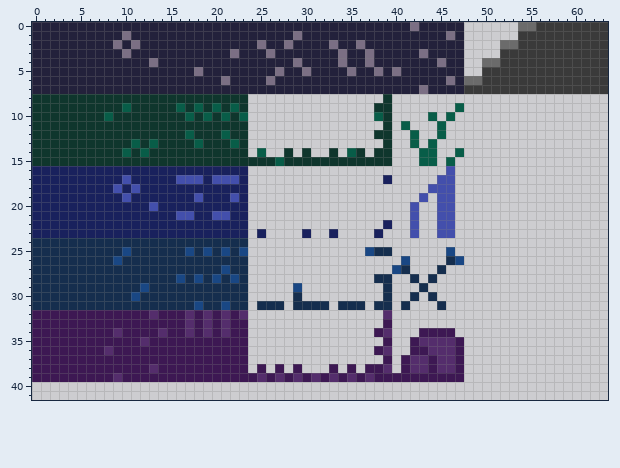
A pixel-art file gets an edit: support/aseprite/tileset.aseprite. The picture above was drawn from the file before the commit.
64x64 pixels, 1 frame. Shown: x 0..63, y 0..41.
And afterwards:
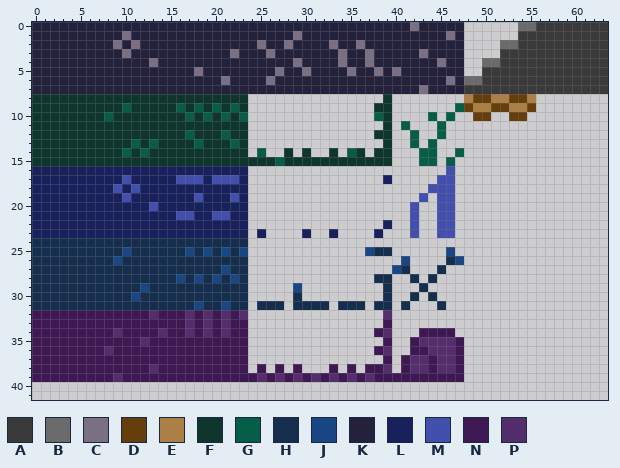
Palette (. is transparent): A #3a3a3a  B #6b6b6b  C #7b6f84  D #653e0b  E #ab7f46  F #0f362d  G #085d48  H #152e4e  J #194784  K #23213b  L #19215d  M #434fac  N #3d1853  P #542d6c
The edit:
There is now colour D in row 8 at x 49 to 50 and 53 to 54; in row 9 at x 48, 51 to 52 and 55; in row 10 at x 49 to 50 and 53 to 54.
There is now colour E in row 8 at x 48, 51 to 52 and 55; in row 9 at x 49 to 50 and 53 to 54.
